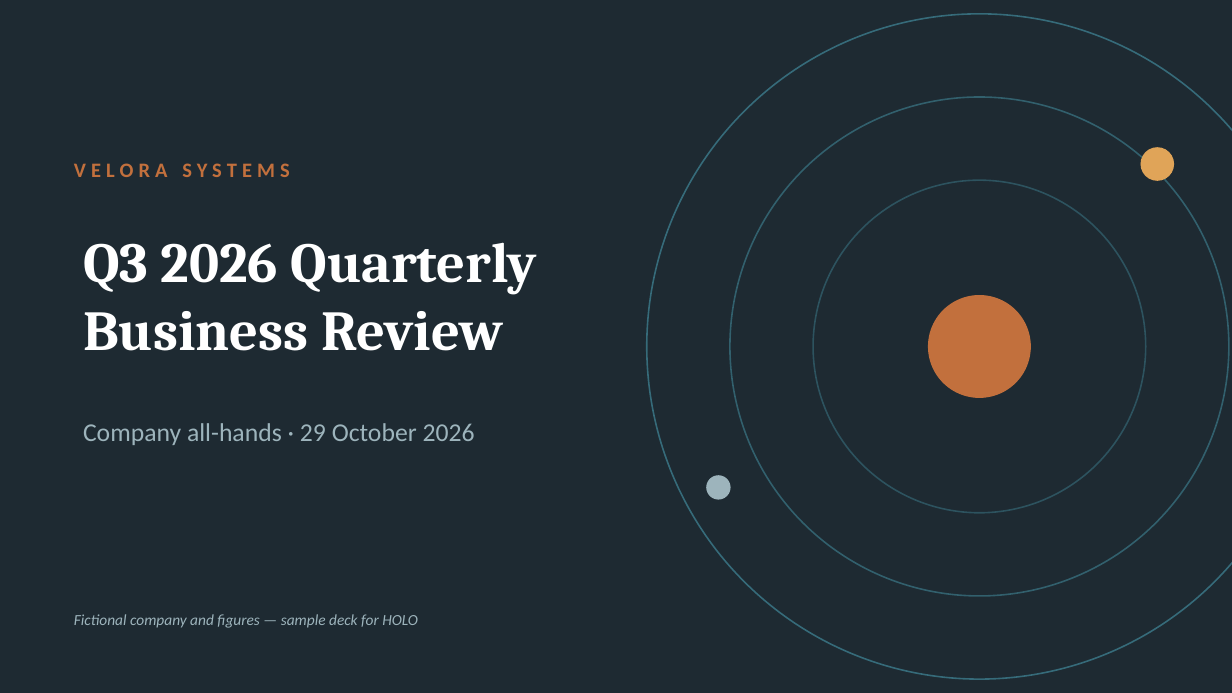
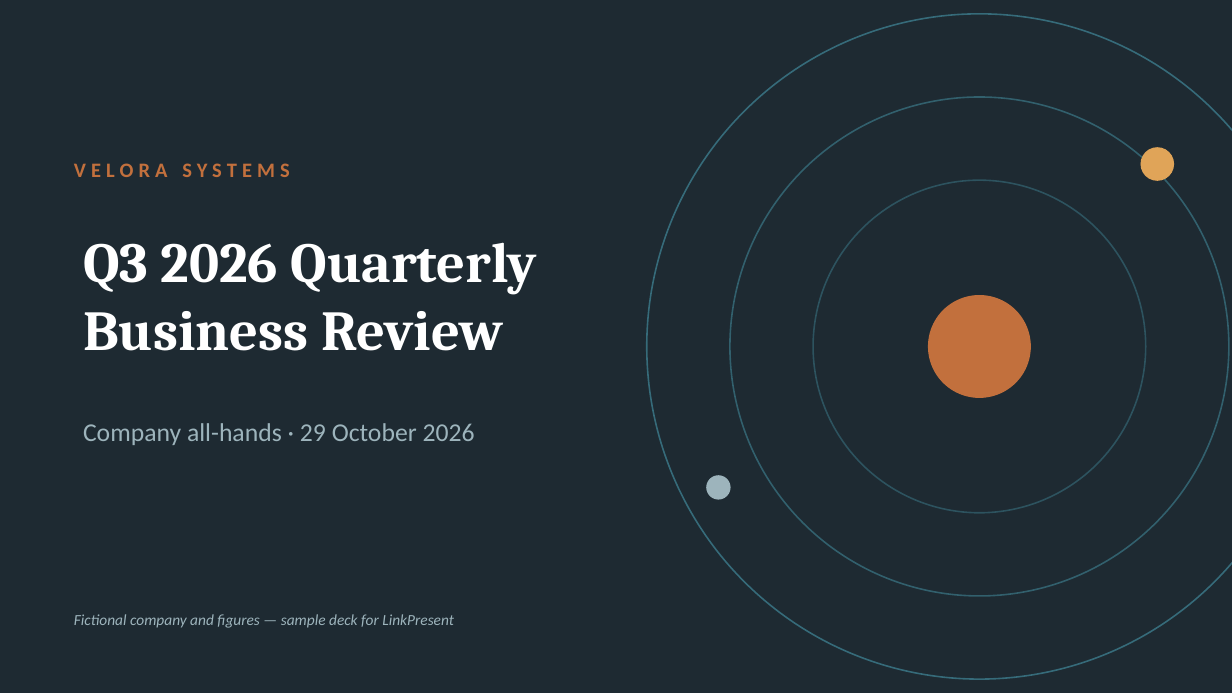
Before and after one commit to zigzag305/holo-gestures, a slide deck: slide 1 of decks/velora-q3-2026-qbr.pptx. Drawn at 1232x693 pixels with LibreOffice and Linux fonts; fonts in the diff are those of the drawing. Boxes give left, top, right and bottom in pixels: in the first picture for what was removed or moved away, otherwise in the second. Text is boxed around its words. In the diff, an @@ line names an element or a change of style, - is before the commit and + after.

```diff
--- a/decks/velora-q3-2026-qbr.pptx
+++ b/decks/velora-q3-2026-qbr.pptx
@@ text at (74, 614, 454, 628): text changed @@
-Fictional company and figures — sample deck for HOLO
+Fictional company and figures — sample deck for LinkPresent
```
Also in this commit, not shown: 4 other files.
